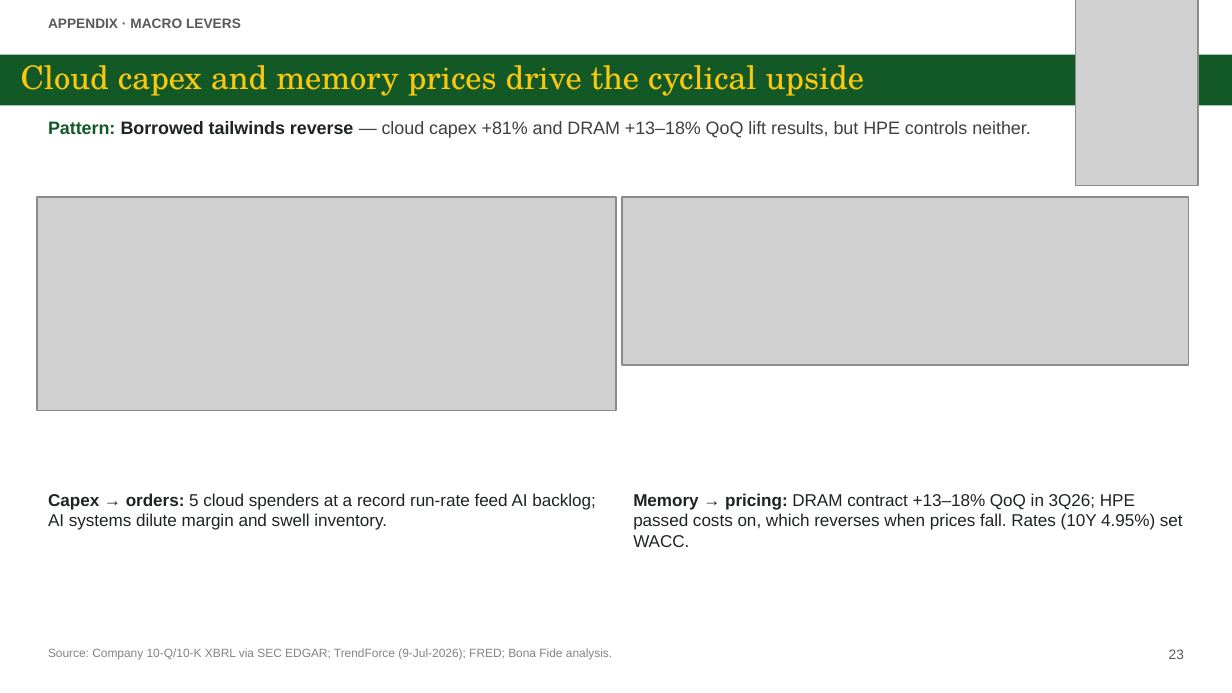
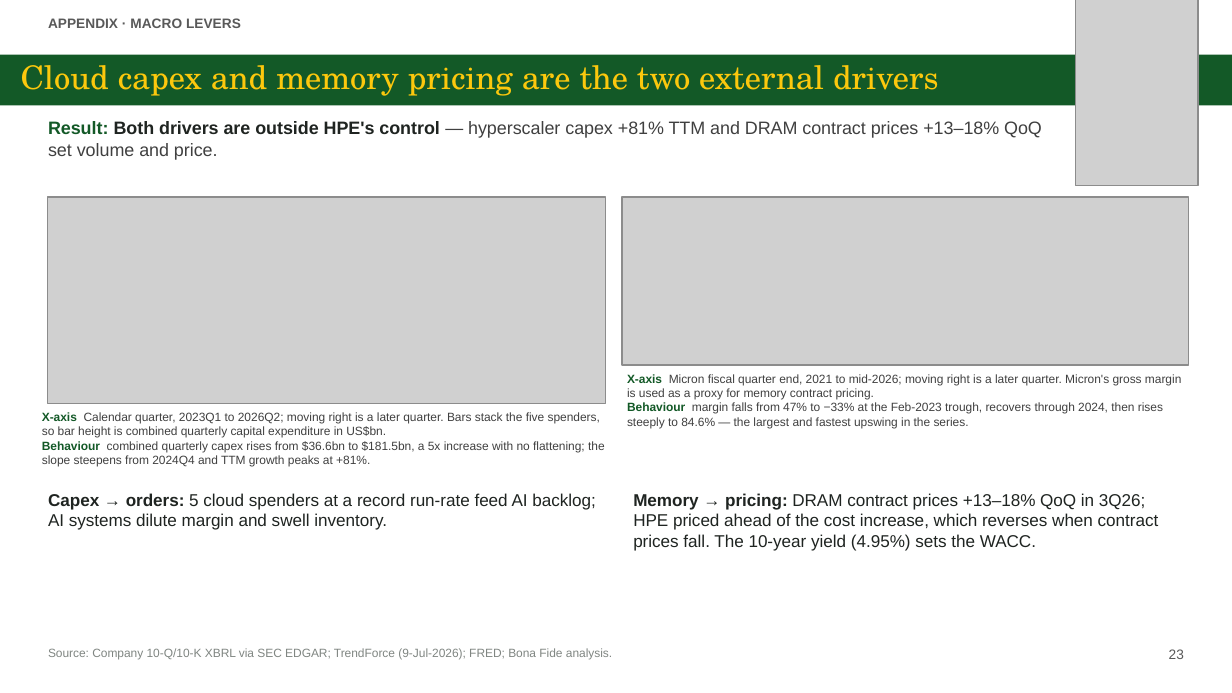
Before and after one commit to zhejiahu-tudelft/bonafide, a slide deck: slide 23 of HPE/final/HPE_Investment_Presentation.pptx. Drawn at 1232x693 pixels with LibreOffice and Linux fonts; fonts in the diff are those of the drawing; grey boxes stand for pictures. Boxes give left, top, right and bottom in pixels: in the first picture for what was removed or moved away, otherwise in the second. Text is boxed around its words. In the diff, an @@ line names an element or a change of style, - is before the commit and + after.

```diff
--- a/HPE/final/HPE_Investment_Presentation.pptx
+++ b/HPE/final/HPE_Investment_Presentation.pptx
@@ title at [21, 65, 938, 96]: text changed @@
-Cloud capex and memory prices drive the cyclical upside
+Cloud capex and memory pricing are the two external drivers
@@ text at [48, 121, 1042, 160]: text changed @@
-Pattern: Borrowed tailwinds reverse — cloud capex +81% and DRAM +13–18% QoQ lift results, but HPE controls neither.
+Result: Both drivers are outside HPE's control — hyperscaler capex +81% TTM and DRAM contract prices +13–18% QoQ set volume and price.
@@ picture: place and size @@
-picture at [37, 197, 616, 411]
+picture at [47, 197, 605, 403]
@@ text added at [627, 374, 1181, 428], 7 pt, text #404040 @@
+X-axis Micron fiscal quarter end, 2021 to mid-2026; moving right is a later quarter. Micron's gross margin is used as a proxy for memory contract pricing.
+Behaviour margin falls from 47% to −33% at the Feb-2023 trough, recovers through 2024, then rises steeply to 84.6% — the largest and fastest upswing in the series.
@@ text added at [42, 412, 605, 467], 7 pt, text #404040 @@
+X-axis Calendar quarter, 2023Q1 to 2026Q2; moving right is a later quarter. Bars stack the five spenders, so bar height is combined quarterly capital expenditure in US$bn.
+Behaviour combined quarterly capex rises from $36.6bn to $181.5bn, a 5x increase with no flattening; the slope steepens from 2024Q4 and TTM growth peaks at +81%.
@@ text at [633, 493, 1159, 551]: text changed @@
-Memory → pricing: DRAM contract +13–18% QoQ in 3Q26; HPE passed costs on, which reverses when prices fall. Rates (10Y 4.95%) set WACC.
+Memory → pricing: DRAM contract prices +13–18% QoQ in 3Q26; HPE priced ahead of the cost increase, which reverses when contract prices fall. The 10-year yield (4.95%) sets the WACC.
```
Also in this commit, not shown: 27 other slides changed, 38 other files.
